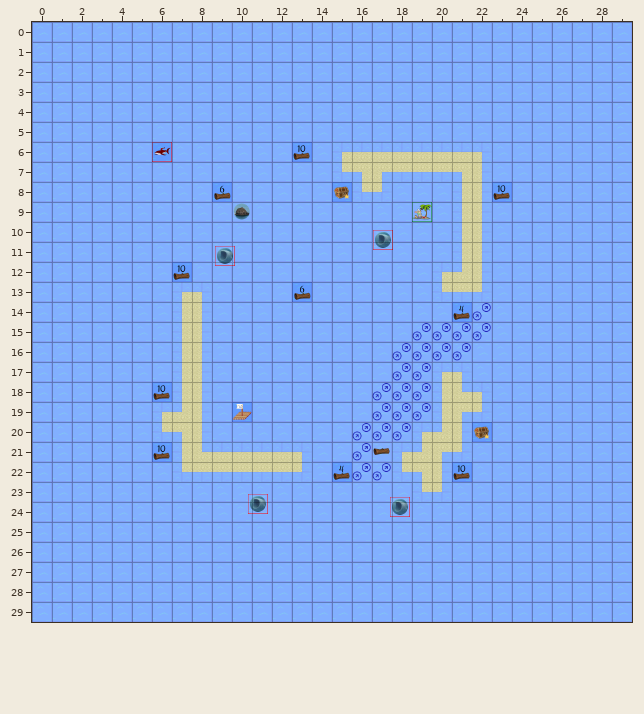
Tiled map (JSON), stored at TechnicalPrototype/core/assets/levels/level5.json. The picture above was drawn from the file before the commit.
Cells are 50x50 px. Shown: x 0..29, y 0..29.
Now the later version:
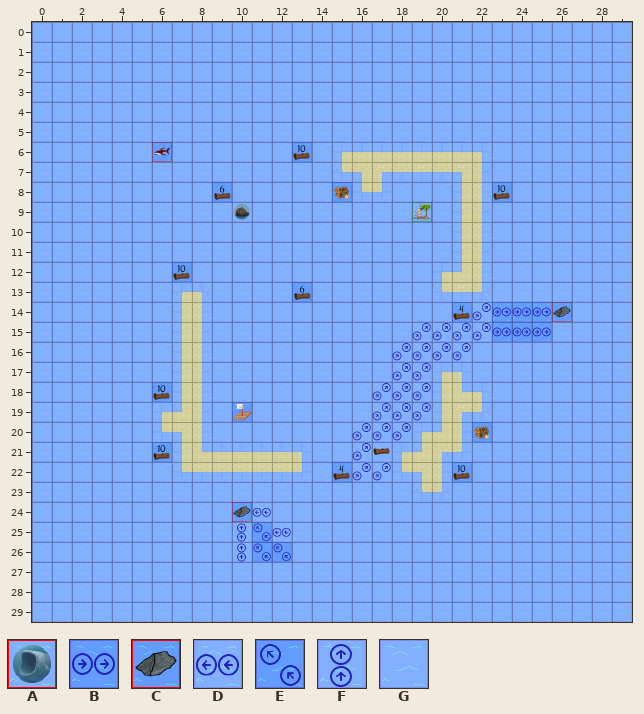
Key: from "updatedTiledSet": A 1 "Siren", B 4 "Current", C 8, D 11 "Current", E 12 "Current", F 13 "Current", G 41.
_ is an empty cell.
Objects are placed by their top-left corner, in cells (3,4 is the top-left corner of cell 3,4); size is 1x1 cell unless given.
Commit: update levels, remove siren in level 4 and 5
The exact change:
Layer "Environment":
y 14: x 23..26 GGGG -> BBBC
y 15: x 23..25 GGG -> BBB
y 24: x 10..11 GG -> CD
y 25: x 10..12 GGG -> FED
y 26: x 10..12 GGG -> FEE
Layer "Siren":
removed: A "Siren" at 17.1,10.4
removed: A "Siren" at 9.2,11.2
removed: A "Siren" at 10.8,23.6
removed: A "Siren" at 17.9,23.7
Boxes around the changes in both pictures, in picture pixels (x1, y1, x2, y2):
removed: (373, 230, 393, 250)
removed: (215, 246, 235, 266)
changed: (492, 302, 572, 342)
changed: (232, 494, 292, 562)
removed: (390, 497, 410, 517)
